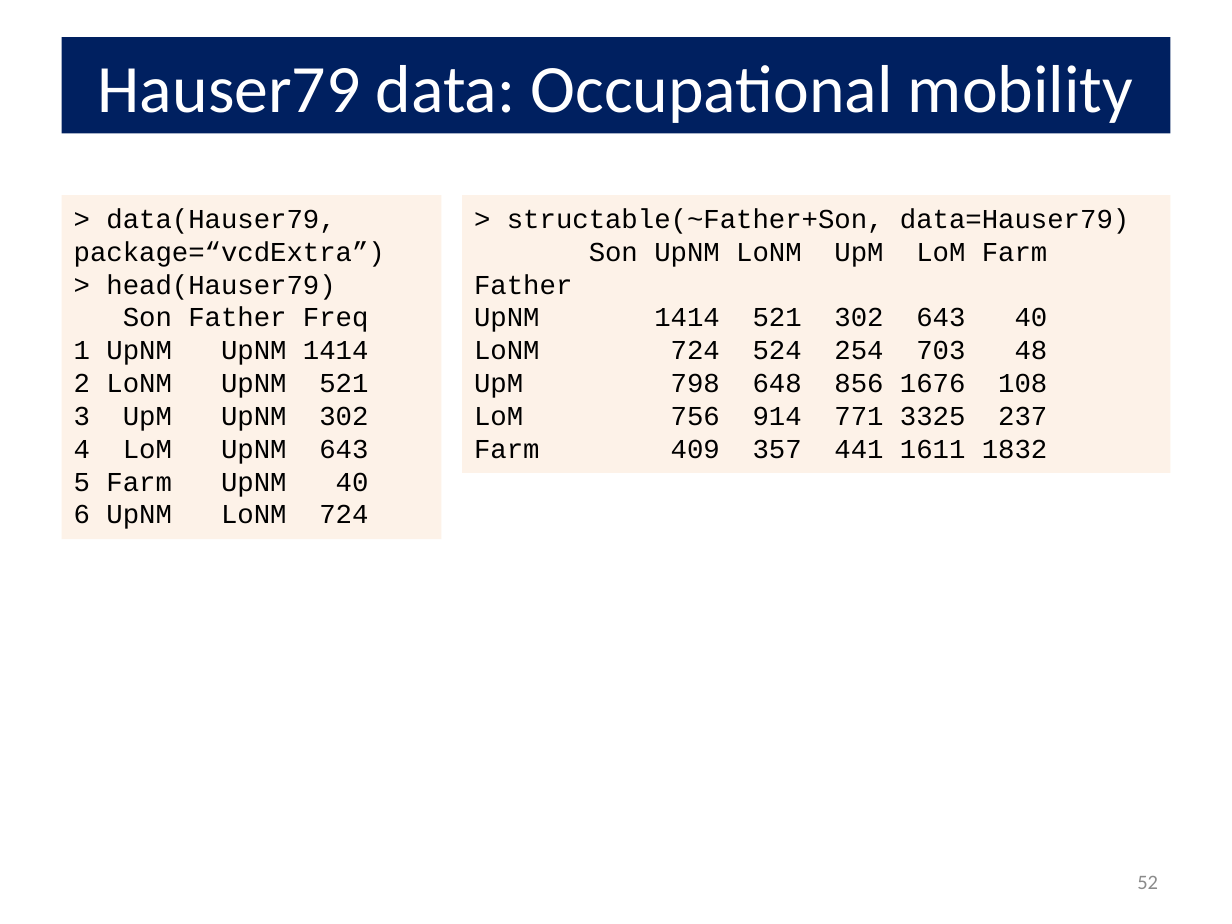
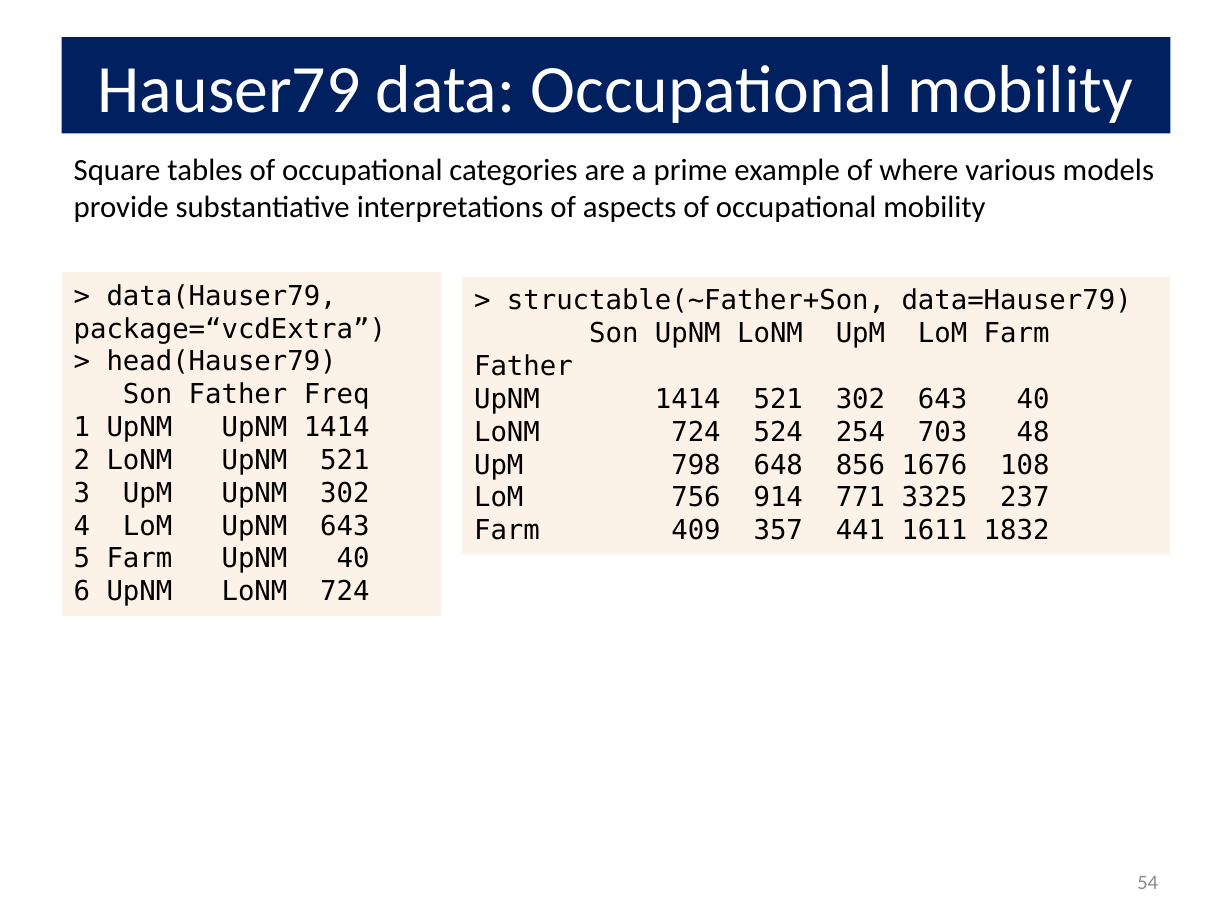
Before and after one commit to friendly/psy6136, a slide deck: slide 54 of docs/lectures/08-Loglin2.pptx (slide 52 before the commit). Drawn at 1232x924 pixels with LibreOffice and Linux fonts; fonts in the diff are those of the drawing. Boxes give left, top, right and bottom in pixels: in the first picture for what was removed or moved away, otherwise in the second. Text is boxed around its words. In the diff, an @@ line names an element or a change of style, - is before the commit and + after.

```diff
--- a/docs/lectures/08-Loglin2.pptx
+++ b/docs/lectures/08-Loglin2.pptx
@@ text added at [74, 158, 1154, 222], 18 pt, text #000000 @@
+Square tables of occupational categories are a prime example of where various models provide substantiative interpretations of aspects of occupational mobility
@@ rectangle "> data(Hauser79, package=“vcdExtra”)": place and size @@
-rectangle "> data(Hauser79, package=“vcdExtra”)" at [62, 195, 441, 538]
+rectangle "> data(Hauser79, package=“vcdExtra”)" at [62, 272, 441, 616]
@@ rectangle "> data(Hauser79, package=“vcdExtra”)" at [62, 272, 441, 616]: font Courier New to DejaVu Sans Mono @@
@@ rectangle "> structable(~Father+Son, data=Hauser79)" at [462, 276, 1170, 554]: font Courier New to DejaVu Sans Mono @@
@@ rectangle "> structable(~Father+Son, data=Hauser79)": place and size @@
-rectangle "> structable(~Father+Son, data=Hauser79)" at [462, 195, 1170, 473]
+rectangle "> structable(~Father+Son, data=Hauser79)" at [462, 276, 1170, 554]
@@ page number at [1137, 876, 1158, 889]: text changed @@
-52
+54
```
Also in this commit, not shown: 30 other slides changed, 3 slides added, 26 other files.
